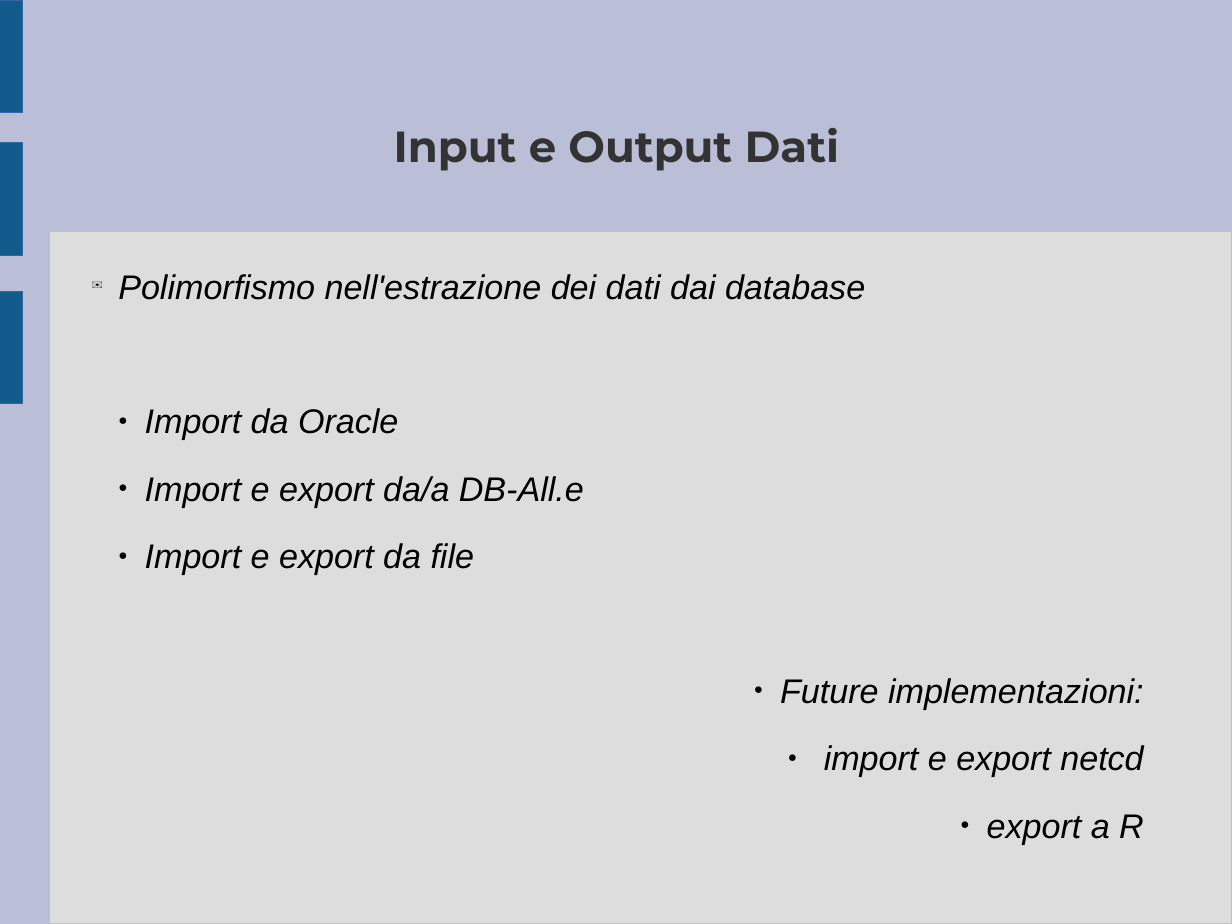
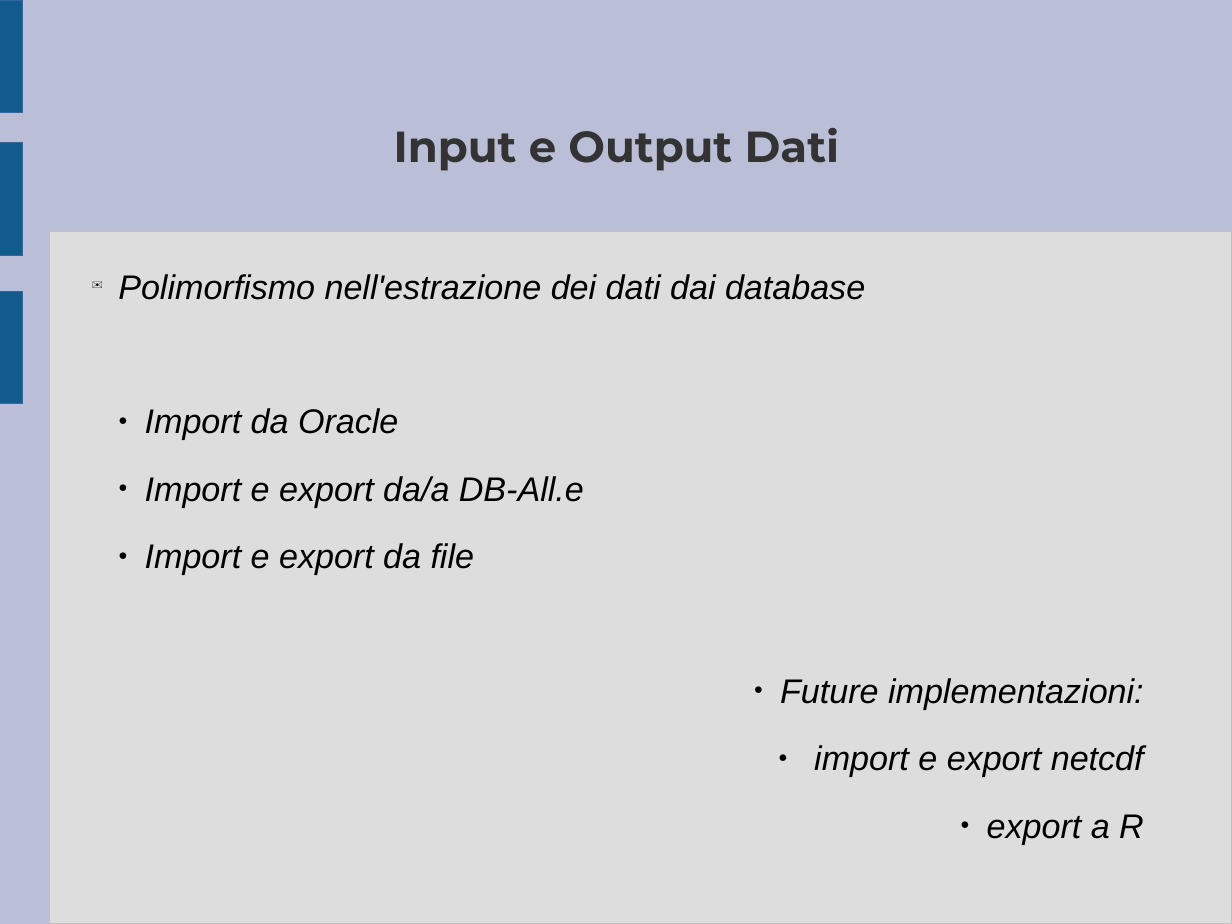
Before and after one commit to ARPA-SIMC/libsim, a slide deck: slide 9 of doc/breve_presentazione.odp. Drawn at 1232x924 pixels with LibreOffice and Linux fonts; fonts in the diff are those of the drawing. Boxes give left, top, right and bottom in pixels: in the first picture for what was removed or moved away, otherwise in the second. Text is boxed around its words. In the diff, an @@ line names an element or a change of style, - is before the commit and + after.

```diff
--- a/doc/breve_presentazione.odp
+++ b/doc/breve_presentazione.odp
@@ subtitle at bbox=[814, 745, 1144, 777]: text changed @@
-  ● import e export netcd
+  ● import e export netcdf
```
Also in this commit, not shown: 2 other slides changed.
